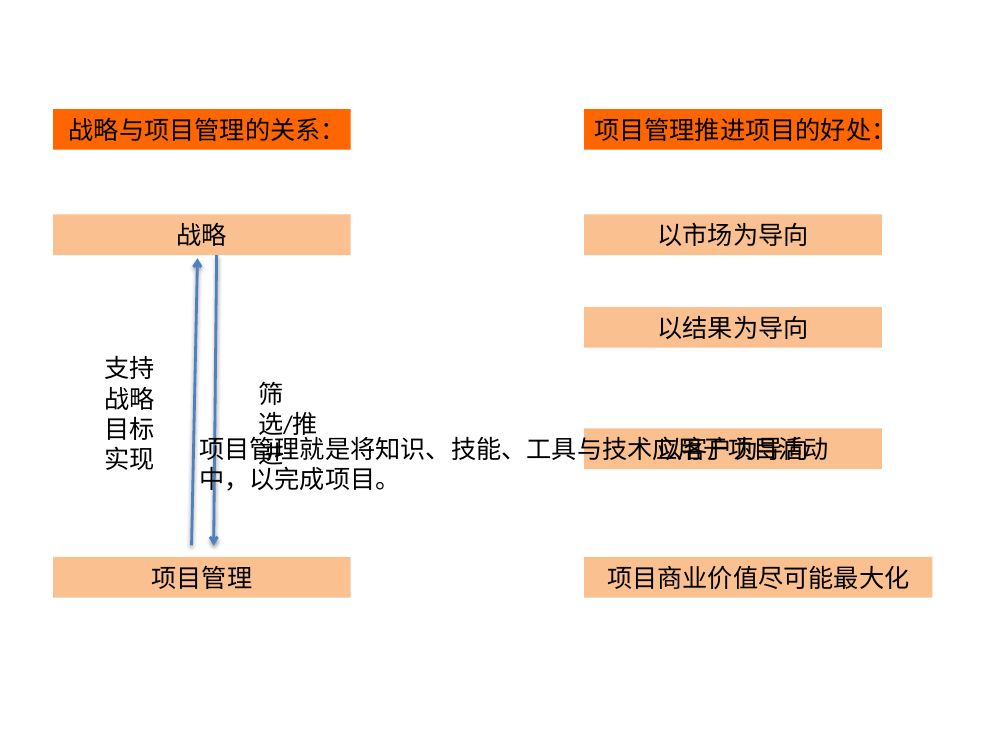
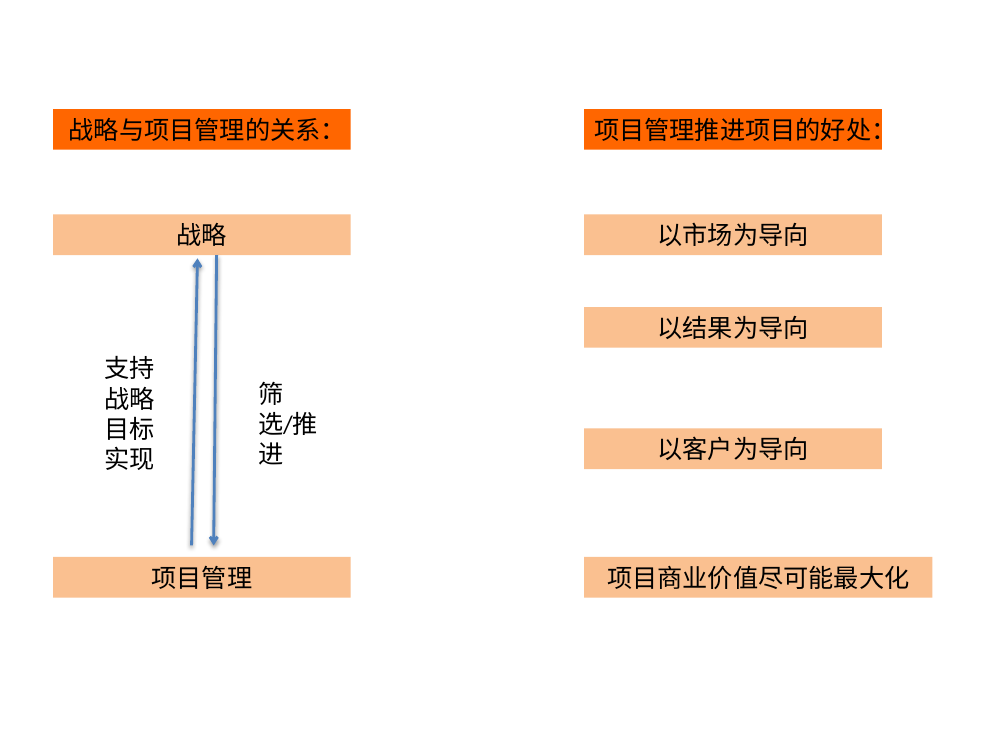
Before and after one commit to itwyhuaing/ProjectM, a slide deck: slide 8 of HaiNaBian_PM知识分享/201812/PM.pptx. Drawn at 1008x756 pixels with LibreOffice and Linux fonts; fonts in the diff are those of the drawing; background and template pictures are left out. Boxes give left, top, right and bottom in pixels: in the first picture for what was removed or moved away, otherwise in the second. Text is boxed around its words. In the diff, an @@ line names an element or a change of style, - is before the commit and + after.

```diff
--- a/HaiNaBian_PM知识分享/201812/PM.pptx
+++ b/HaiNaBian_PM知识分享/201812/PM.pptx
@@ text removed at [199, 432, 829, 495] @@
-项目管理就是将知识、技能、工具与技术应用于项目活动中，以完成项目。
```
Also in this commit, not shown: 4 slides added, 3 slides removed, 1 other file.
